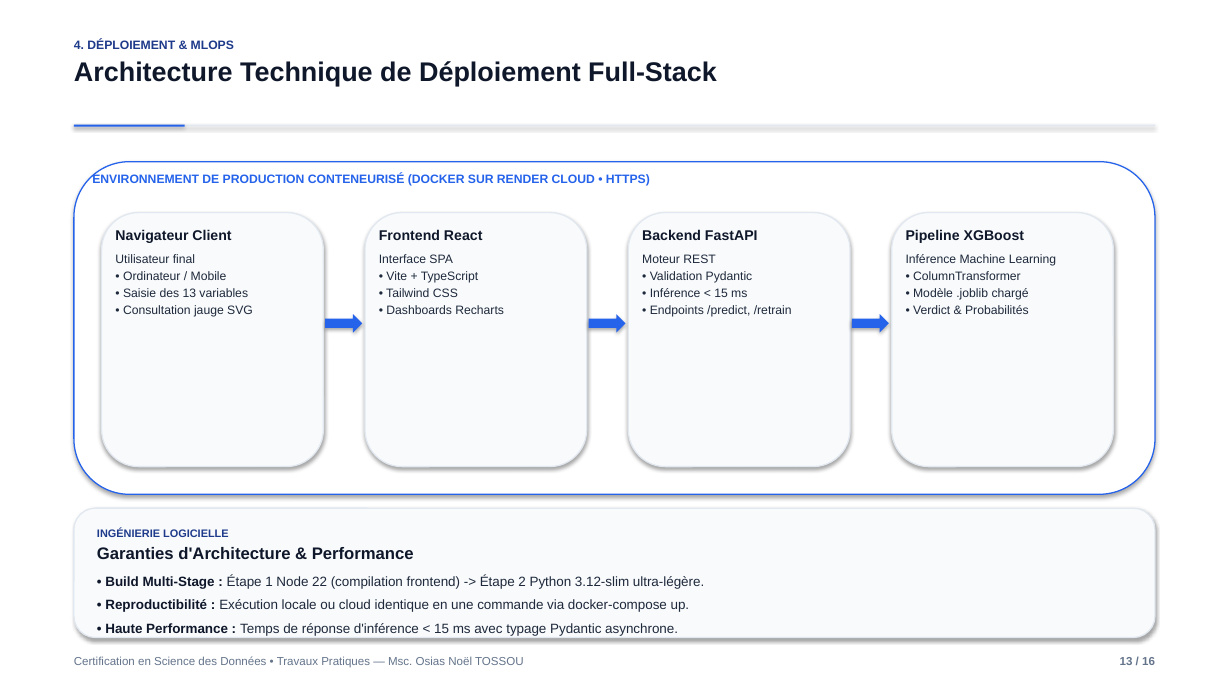
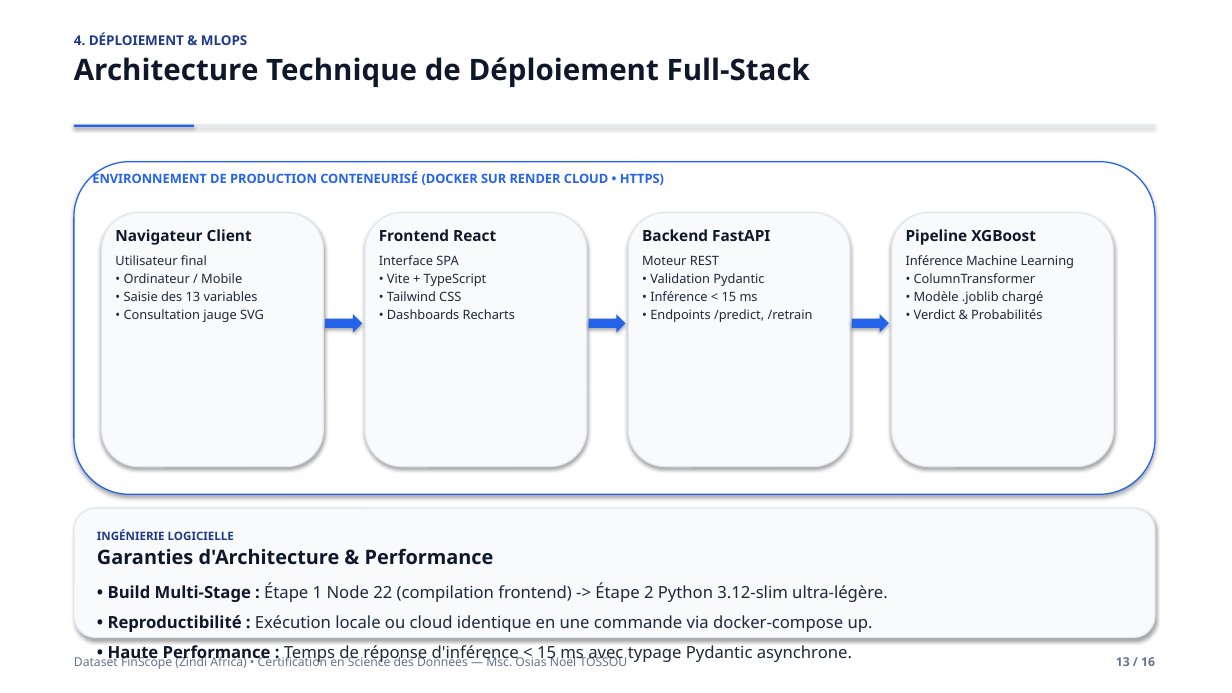
Before and after one commit to OLOUNLAD/Financial-inclusion-africa, a slide deck: slide 13 of Presentation_Soutenance.pptx. Drawn at 1232x693 pixels with LibreOffice and Linux fonts; fonts in the diff are those of the drawing. Boxes give left, top, right and bottom in pixels: in the first picture for what was removed or moved away, otherwise in the second. Text is boxed around its words. In the diff, an @@ line names an element or a change of style, - is before the commit and + after.

Commit message:
Redesign defense slides: highlight FinScope dataset, enlarge typography to 13pt, and balance card proportions

```diff
--- a/Presentation_Soutenance.pptx
+++ b/Presentation_Soutenance.pptx
@@ text "4. DÉPLOIEMENT & MLOPS" at (x1=74, y1=32, x2=810, y2=87): size 9.5 to 10.5 pt in "4. DÉPLOIEMENT & MLOPS"; font Arial to Noto Sans; size 21 to 23 pt in "Architecture Technique de Déploiement Full-Stack" @@
@@ rectangle resized from (x1=74, y1=125, x2=185, y2=127) to (x1=74, y1=125, x2=194, y2=128) @@
@@ text "ENVIRONNEMENT DE PRODUCTION CONTENEURISÉ (DOCKER ..." at (x1=92, y1=171, x2=664, y2=185): size 9.5 to 10 pt, font Arial to Noto Sans @@
@@ text "Navigateur Client" at (x1=115, y1=229, x2=264, y2=322): size 11 to 12 pt in "Navigateur Client"; font Arial to Noto Sans; size 9.5 to 10 pt in "Utilisateur final", "• Ordinateur / Mobile", "• Saisie des 13 variables", "• Consultation jauge SVG" @@
@@ text "Frontend React" at (x1=379, y1=229, x2=515, y2=319): size 11 to 12 pt in "Frontend React"; font Arial to Noto Sans; size 9.5 to 10 pt in "Interface SPA", "• Vite + TypeScript", "• Tailwind CSS", "• Dashboards Recharts" @@
@@ text "Backend FastAPI" at (x1=642, y1=229, x2=813, y2=322): size 11 to 12 pt in "Backend FastAPI"; font Arial to Noto Sans; size 9.5 to 10 pt in "Moteur REST", "• Validation Pydantic", "• Inférence < 15 ms", "• Endpoints /predict, /retrain" @@
@@ text "Pipeline XGBoost" at (x1=906, y1=229, x2=1074, y2=319): size 11 to 12 pt in "Pipeline XGBoost"; font Arial to Noto Sans; size 9.5 to 10 pt in "Inférence Machine Learning", "• ColumnTransformer", "• Modèle .joblib chargé", "• Verdict & Probabilités" @@
@@ text "INGÉNIERIE LOGICIELLE" at (x1=97, y1=529, x2=888, y2=664): size 8.5 to 9 pt in "INGÉNIERIE LOGICIELLE"; font Arial to Noto Sans; size 13 to 15.5 pt in "Garanties d'Architecture & Performance"; size 10.5 to 13 pt in "• Build Multi-Stage : Étape 1 Node ...", "• Reproductibilité : Exécution locale ou cloud ...", "• Haute Performance : Temps de réponse ..."; more space between paragraphs @@
@@ text at (x1=74, y1=654, x2=628, y2=669): text changed; size 9 to 9.5 pt; font Arial to Noto Sans @@
-Certification en Science des Données • Travaux Pratiques — Msc. Osias Noël TOSSOU
+Dataset FinScope (Zindi Africa) • Certification en Science des Données — Msc. Osias Noël TOSSOU
@@ text "13 / 16" at (x1=1116, y1=657, x2=1155, y2=666): size 9 to 9.5 pt, font Arial to Noto Sans @@
```
Also in this commit, not shown: 15 other slides changed, 2 other files.
